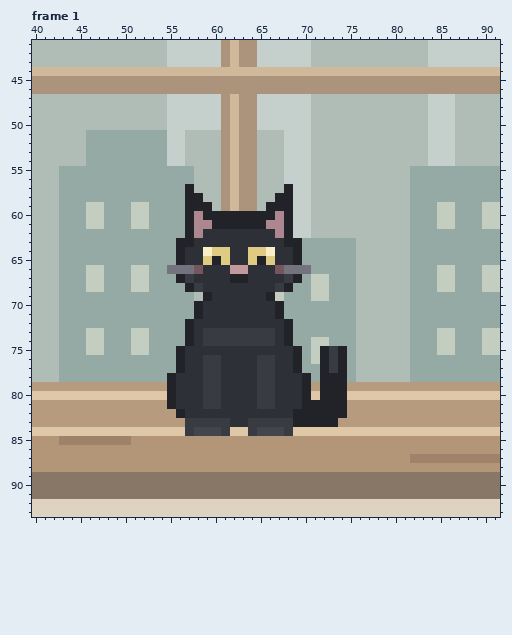
Pixel-art file -- art/login/login-window.aseprite. The first picture shows the starting point.
128x112 pixels, 8 frames. Colours within 5 levels of each other are drawn and written as one. Shown: frame 1: x 40..91, y 41..93. The commit also changed other frames or places, which this record leaves out.
And afterwards:
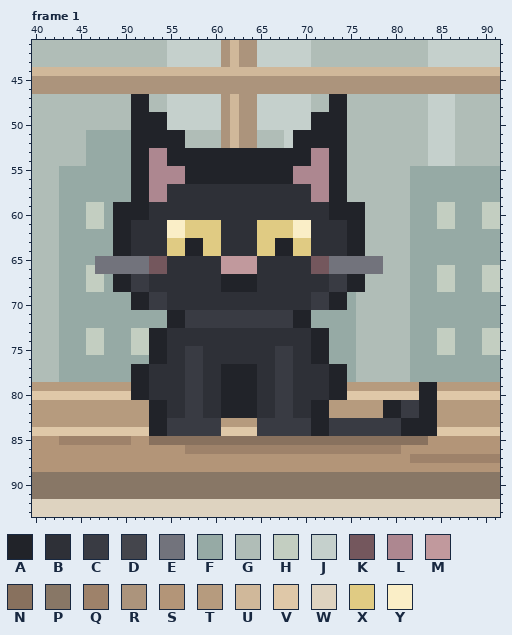
Palette (. is transparent): A #212329  B #2e3037  C #393b43  D #44454c  E #72737c  F #96aaa5  G #b0bdb7  H #c3cec1  J #c5d0cc  K #74575d  L #ad8790  M #c1999d  N #88715e  P #887766  Q #9e826a  R #ac947c  S #b39578  T #b69b7e  U #d0b89a  V #dfc8a8  W #ded3c0  X #e0cb83  Y #faeec7
The edit:
Changed rows in their new state; - is an unchanged pixel.
Frame 1, layer "Approved black cat on the sill":
first column x 47:
47 ----AA--------------------AA----------
48 ----AA--------------------AA----------
49 ----AAAA----------------AAAA----------
50 ----AAAA----------------AAAA----------
51 ----AAAAAA------------AAAAAA----------
52 ----AAAAAA------------AAAAAA----------
53 ----AALLAAAAAAAAAAAAAAAALLAA----------
54 ----AALLAAAAAAAAAAAAAAAALLAA----------
55 ----AALLLLAAAAAAAAAAAALLLLAA----------
56 ----AALLLLAAAAAAAAAAAALLLLAA----------
57 ----AALLBBBBBBBBBBBBBBBBLLAA----------
58 ----AALLBBBBBBBBBBBBBBBBLLAA----------
59 --AAAABBBBBBBBBBBBBBBBBBBBAAAA--------
60 --AAAABBBBBBBBBBBBBBBBBBBBAAAA--------
61 --AABBBBYYXXXXBBBBXXXXYYBBBBAA--------
62 --AABBBBYYXXXX----XXXXYYBBBBAA--------
63 --AABBBBXX-AXX----XXA-XXBBBBAA--------
64 --AABBBBXXAAX-B--B-XAAXXBBBBAA--------
65 EEEEEEKKBB--BBMMMMBB--BBKKEEEEEE------
66 EEEEEEKKBBBB--M--M--BBBBKKEEEEEE------
67 --AACCBBBBB---A--A---BBBBBCCAA--------
68 --AACCBBBBBB--AAAA--BBBBBBCCAA--------
69 ----AACCBBBBB------BBBBBCCAA----------
70 ----AACCBBBB--------BBBBCCAA----------
71 --------AACCCCCCCCCCCCAA--------------
72 --------AACCCCCCCCCCCCAA--------------
73 ------AABBB-BBBBBBBB-BBBAA------------
74 ------AABBB-BBBBBBBB-BBBAA------------
75 ------AABBCC--------CCBBA-FF----------
76 ------AABBCCBB----BBCCBBA-FF----------
77 ----AABBBBCCBBAAAABBCCBBBBA-----------
78 ----AABBB-CCBBAAAABBCC-BBB------------
79 ----AABBB-CCBBAAAABBCC-BBB----------AA
80 ----AABBB-CCBBAAAABBCC-BBB----------AA
81 ------AAB-CCBBAAAABBCC-B--TT----AACCAA
82 ------AABBCC--AAAA--CCBB--TT----AACCAA
83 ------AACC----TTTT----CC--CCCCCCCCAAAA
84 ------AACC-CCCV--VCCC-CCAACCCCCCCCAAAA
85 ------NNNNNNNNNNNNNNNNNNNNNNNNNNNNNNN-
86 ----------QQQQQQQQQQQQQQQQQQQQQQQQ----
Boxes around the changes in both pictures, in picture pixels (x1, y1, x2, y2):
changed: (95, 94, 437, 454)
